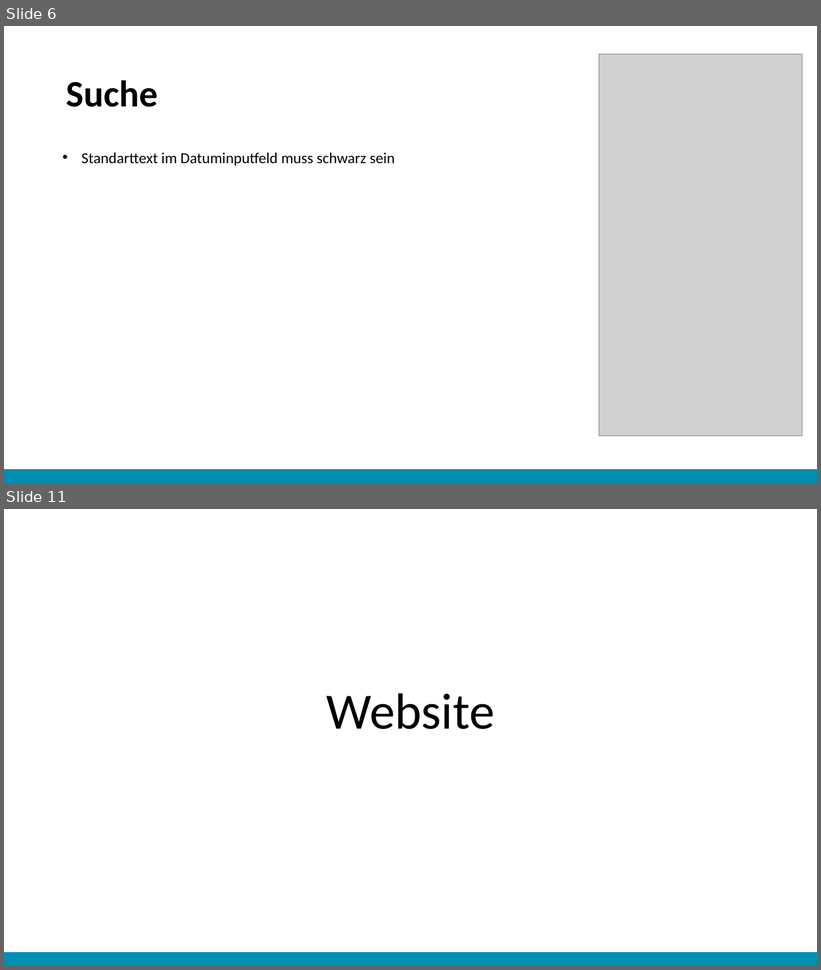
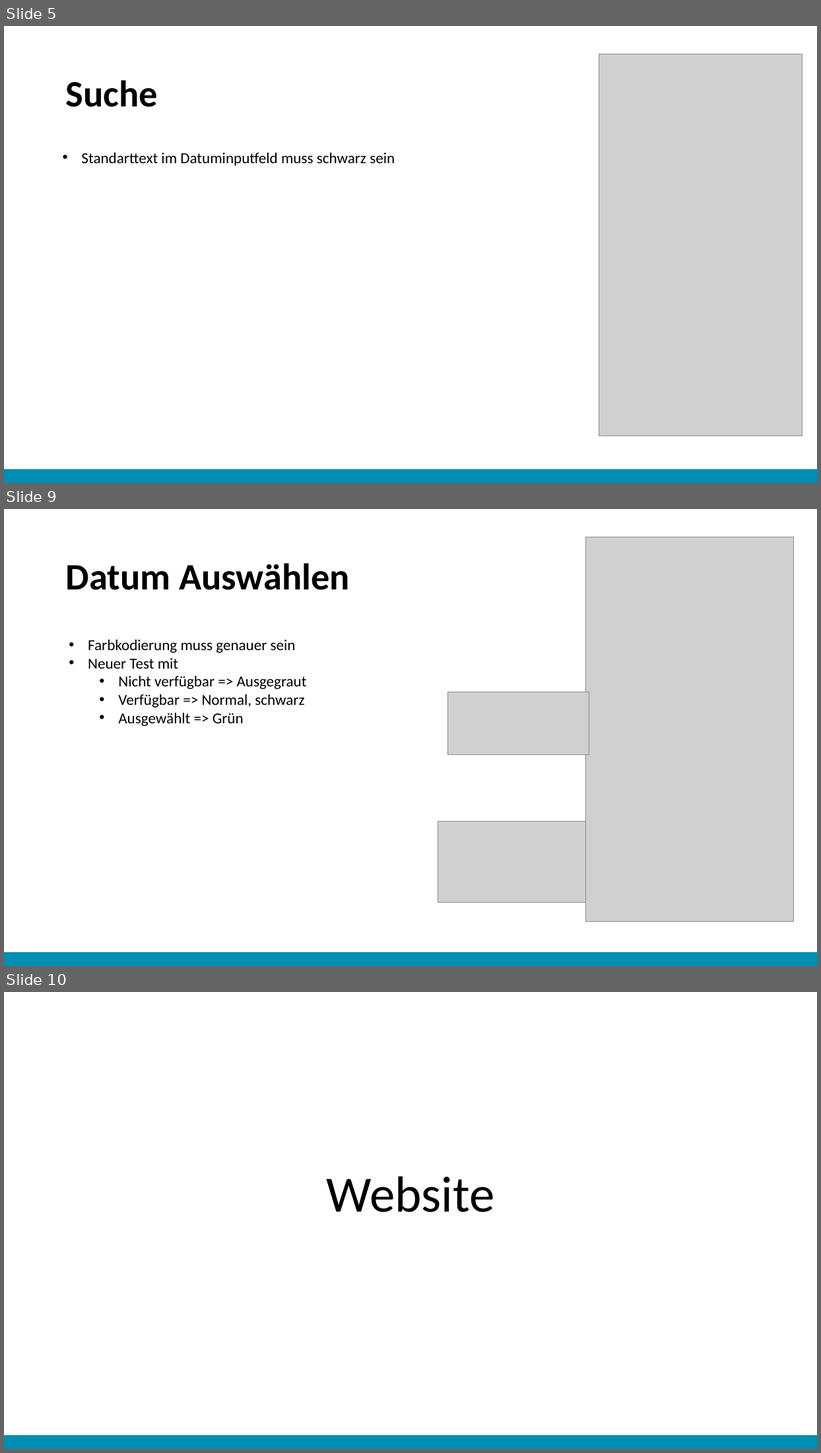
Before and after one commit to christopherchristensen/summaries, a slide deck: usab/Abschlusspräsentation.pptx. Shown one above the other, each under a label of ours: slides 6 and 11 before the commit, slides 5, 9 and 10 after it; the slides between them are not shown. The pictures are 821x970 and 821x1453 pixels, drawn with LibreOffice and Linux fonts; fonts in the diff are those of the drawing; grey boxes stand for pictures. Boxes give left, top, right and bottom in pixels: in the first picture for what was removed or moved away, otherwise in the second. Text is boxed around its words. In the diff, an @@ line names an element or a change of style, - is before the commit and + after.

```diff
--- a/usab/Abschlusspräsentation.pptx
+++ b/usab/Abschlusspräsentation.pptx
@@ slide 9 added at <box>4,509,817,966</box>, background #FFFFFF @@
@@ picture added at <box>586,537,795,923</box> @@
@@ title added at <box>66,563,350,590</box>, 44 pt, text #000000, bold @@
+Datum Auswählen
@@ text added at <box>88,640,307,726</box>, 18 pt, text #000000 @@
+• Farbkodierung muss genauer sein
+• Neuer Test mit
+  • Nicht verfügbar => Ausgegraut
+  • Verfügbar => Normal, schwarz
+  • Ausgewählt => Grün
@@ picture added at <box>448,692,589,755</box> @@
@@ picture added at <box>438,821,586,903</box> @@
@@ rectangle added at <box>4,953,817,966</box>, fill #008EB3 @@
@@ what was slide 6 is now slide 5 @@
@@ what was slide 11 is now slide 10 @@
```
Also in this commit, not shown: 3 slides changed, 7 other slides added, 6 slides removed, 1 other file.
